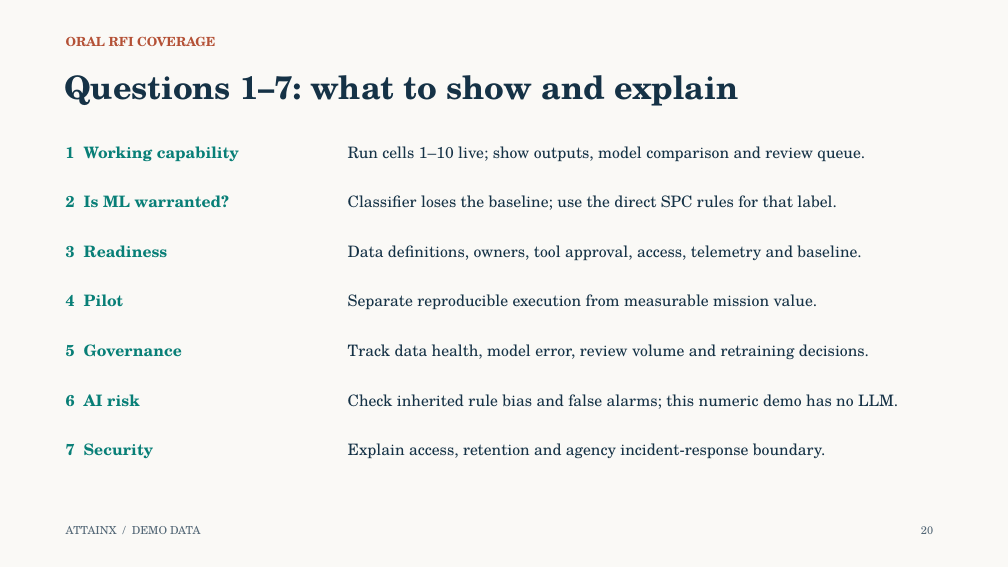
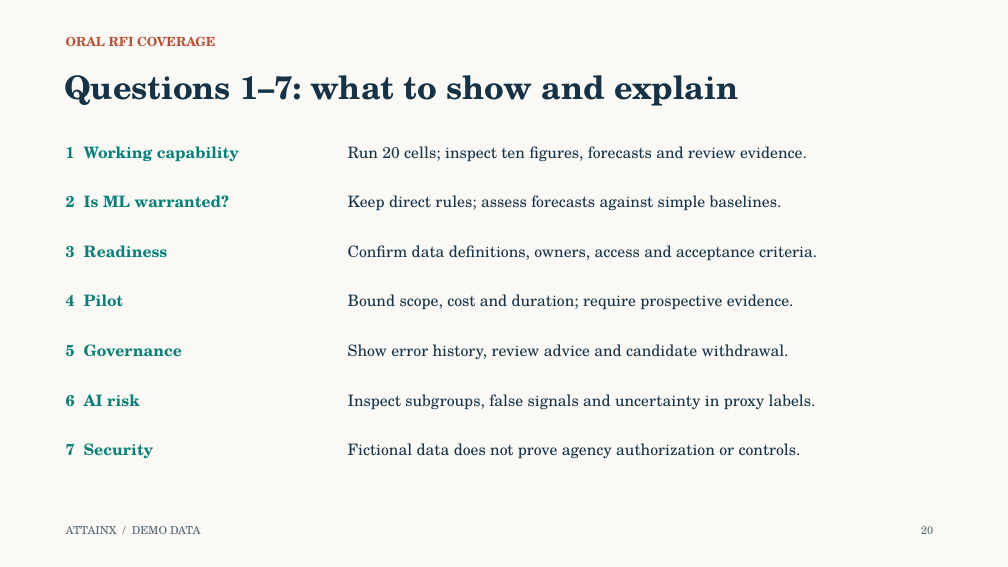
Before and after one commit to 0xpvtrickbateman/SPC-ML-Demo, a slide deck: slide 20 of docs/SPC_ML_Demo_Walkthrough_Ready.pptx. Drawn at 1008x567 pixels with LibreOffice and Linux fonts; fonts in the diff are those of the drawing. Boxes give left, top, right and bottom in pixels: in the first picture for what was removed or moved away, otherwise in the second. Text is boxed around its words. In the diff, an @@ line names an element or a change of style, - is before the commit and + after.

Commit message:
Expand SPC demo with forecasting investigation and lifecycle workflows

```diff
--- a/docs/SPC_ML_Demo_Walkthrough_Ready.pptx
+++ b/docs/SPC_ML_Demo_Walkthrough_Ready.pptx
@@ text at (x1=348, y1=146, x2=807, y2=162): text changed @@
-Run cells 1–10 live; show outputs, model comparison and review queue.
+Run 20 cells; inspect ten figures, forecasts and review evidence.
@@ text at (x1=348, y1=195, x2=782, y2=211): text changed @@
-Classifier loses the baseline; use the direct SPC rules for that label.
+Keep direct rules; assess forecasts against simple baselines.
@@ text at (x1=348, y1=245, x2=817, y2=261): text changed @@
-Data definitions, owners, tool approval, access, telemetry and baseline.
+Confirm data definitions, owners, access and acceptance criteria.
@@ text at (x1=348, y1=294, x2=794, y2=310): text changed @@
-Separate reproducible execution from measurable mission value.
+Bound scope, cost and duration; require prospective evidence.
@@ text at (x1=348, y1=344, x2=789, y2=359): text changed @@
-Track data health, model error, review volume and retraining decisions.
+Show error history, review advice and candidate withdrawal.
@@ text at (x1=348, y1=394, x2=816, y2=410): text changed @@
-Check inherited rule bias and false alarms; this numeric demo has no LLM.
+Inspect subgroups, false signals and uncertainty in proxy labels.
@@ text at (x1=348, y1=443, x2=801, y2=459): text changed @@
-Explain access, retention and agency incident-response boundary.
+Fictional data does not prove agency authorization or controls.
```
Also in this commit, not shown: 14 other slides changed, 7 slides added, 7 slides removed, 13 other files.
